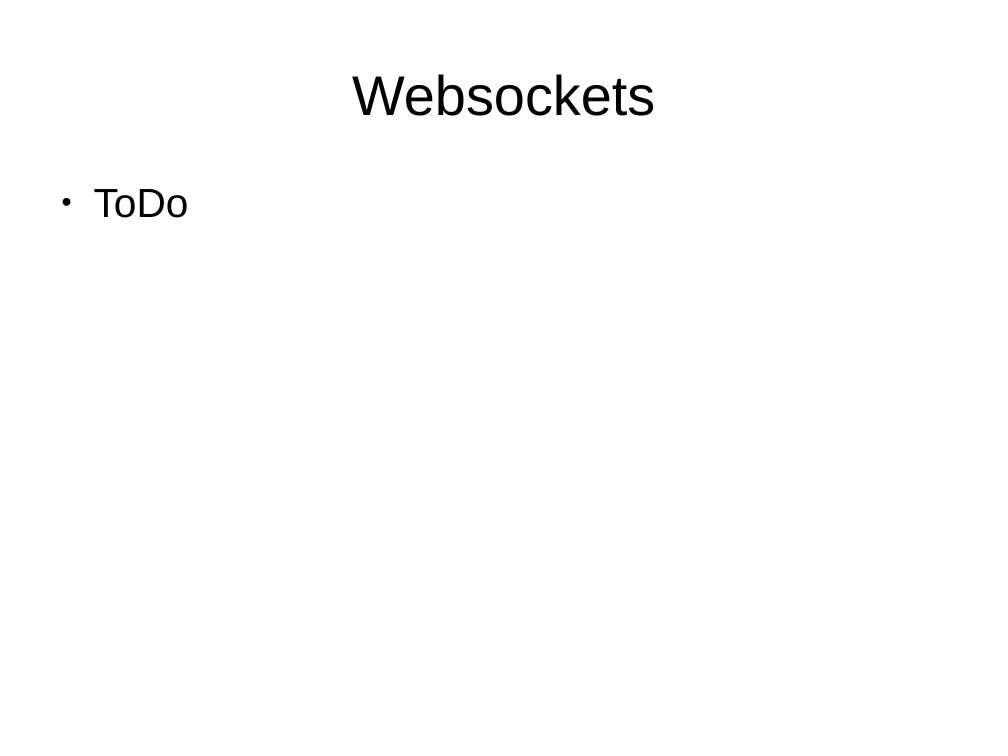
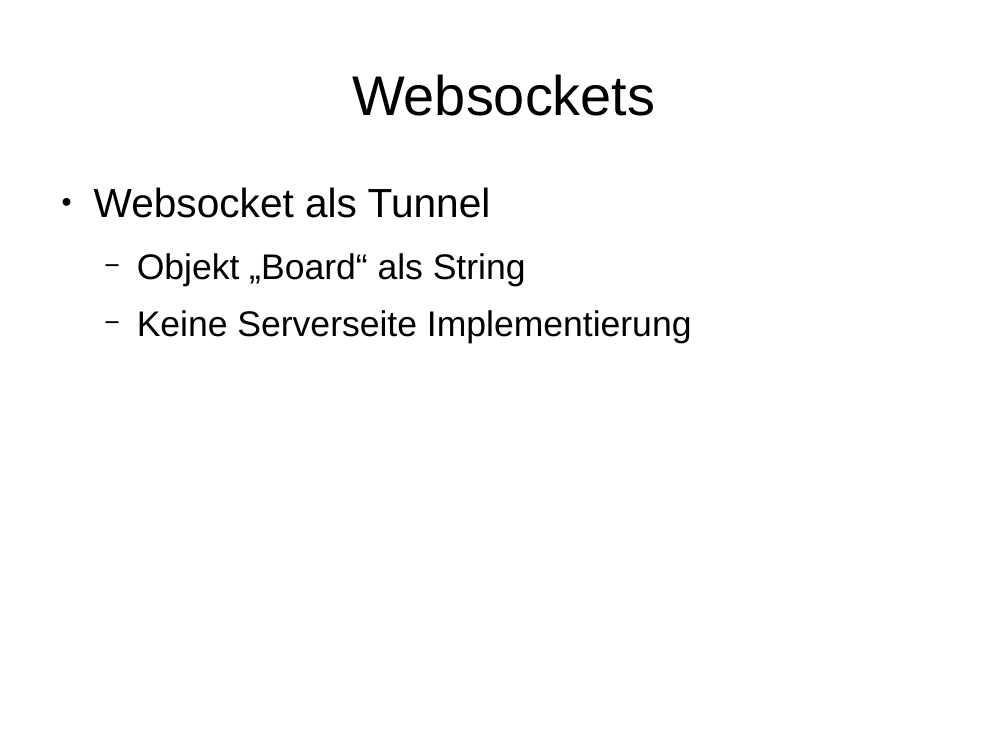
Before and after one commit to 4x4is18/Schiffeversenken, a slide deck: slide 3 of Präsentationen/2012-06-04 - Server Prototyp/Clientcode.odp. Drawn at 1008x756 pixels with LibreOffice and Linux fonts; fonts in the diff are those of the drawing. Boxes give left, top, right and bottom in pixels: in the first picture for what was removed or moved away, otherwise in the second. Text is boxed around its words. In the diff, an @@ line names an element or a change of style, - is before the commit and + after.

```diff
--- a/Präsentationen/2012-06-04 - Server Prototyp/Clientcode.odp
+++ b/Präsentationen/2012-06-04 - Server Prototyp/Clientcode.odp
@@ text at [94,187,692,343]: text changed; size 32 to 28 pt @@
-● ToDo
+● Websocket als Tunnel
+  − Objekt „Board“ als String
+  − Keine Serverseite Implementierung
```
